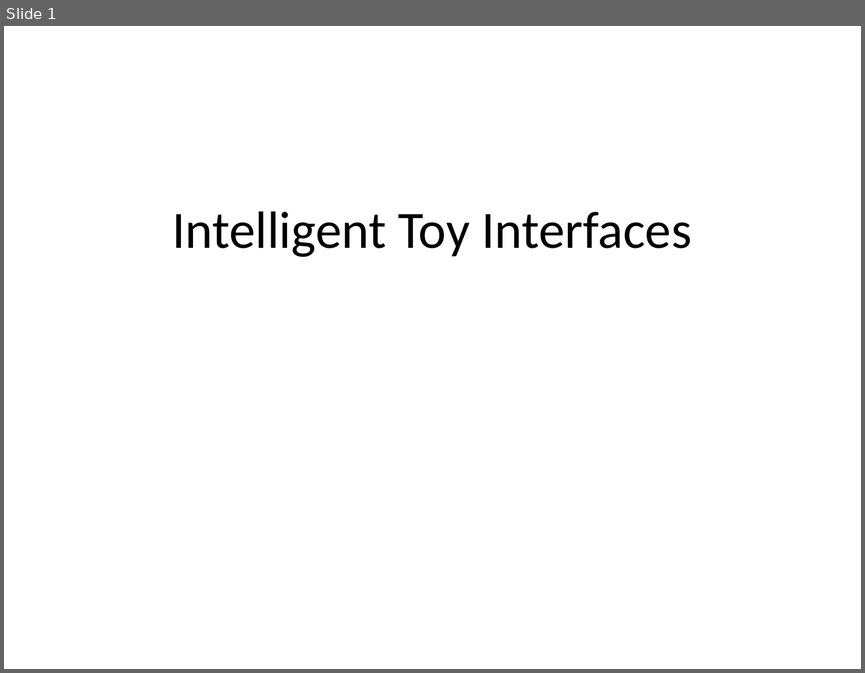
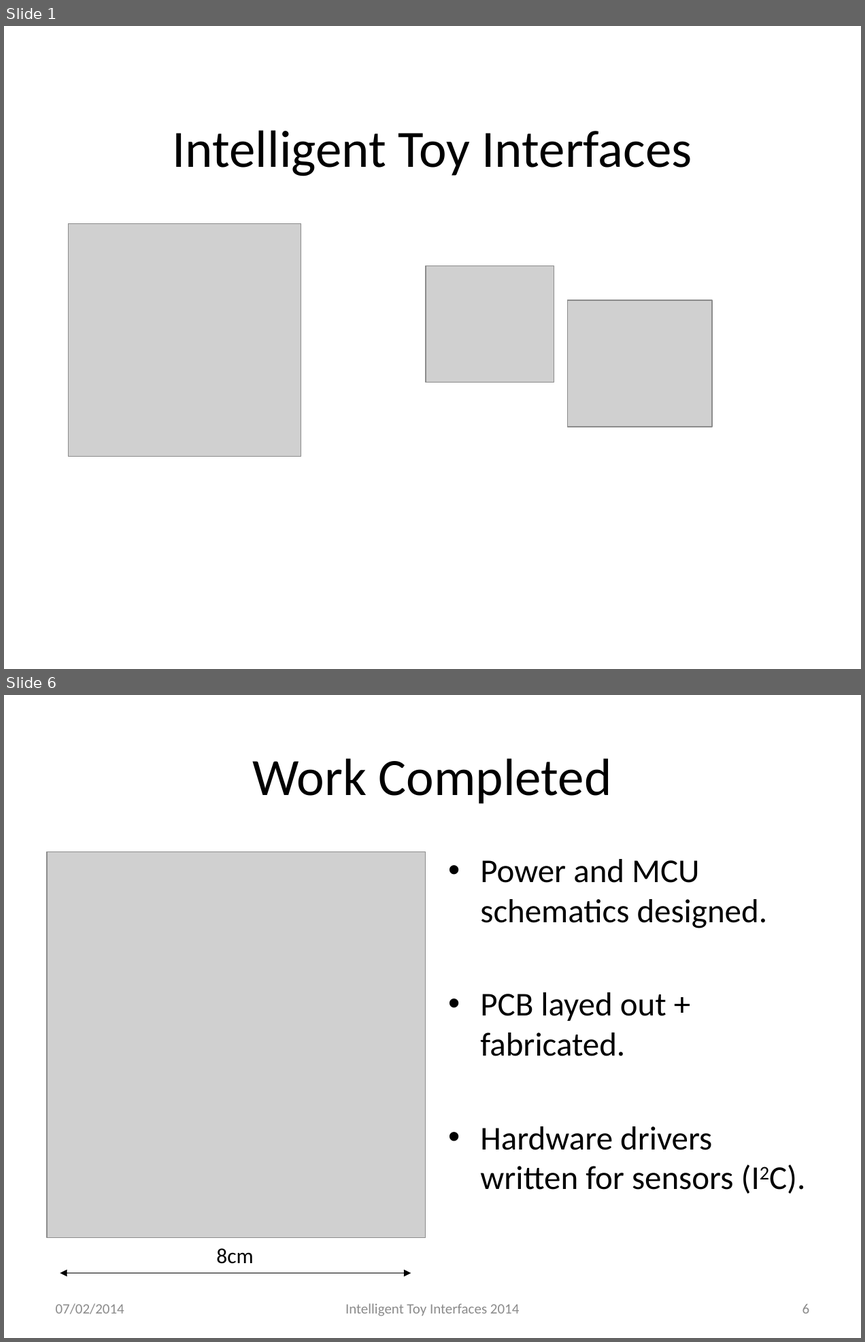
Before and after one commit to AlexJaeger/presfyp, a slide deck: Presentation.pptx. Shown one above the other, each under a label of ours: slide 1 before the commit, slides 1 and 6 after it; the slides between them are not shown. The pictures are 865x673 and 865x1342 pixels, drawn with LibreOffice and Linux fonts; fonts in the diff are those of the drawing; grey boxes stand for pictures; background and template pictures are left out. Boxes give left, top, right and bottom in pixels: in the first picture for what was removed or moved away, otherwise in the second. Text is boxed around its words. In the diff, an @@ line names an element or a change of style, - is before the commit and + after.

```diff
--- a/Presentation.pptx
+++ b/Presentation.pptx
@@ slide 6 added at box(4, 695, 861, 1338), background #FFFFFF @@
@@ title added at box(253, 758, 612, 804), 44 pt, text #000000 @@
+Work Completed
@@ picture added at box(47, 852, 426, 1238) @@
@@ text added at box(480, 859, 768, 1189), 28 pt, text #000000 @@
+• Power and MCU schematics designed.
+• PCB layed out + fabricated.
+• Hardware drivers written for sensors (I2C).
@@ text added at box(216, 1248, 253, 1263), 18 pt, text #000000 @@
+8cm
@@ double arrow added from (60, 1272) to (411, 1272), #000000 0.75 pt @@
@@ text added at box(56, 1303, 124, 1314), 12 pt, text #8C8C8C @@
+07/02/2014
@@ text added at box(345, 1303, 519, 1316), 12 pt, text #8C8C8C @@
+Intelligent Toy Interfaces 2014
@@ page number added at box(802, 1304, 810, 1313), 12 pt, text #8C8C8C @@
+6
@@ slide 1 changed as well @@
@@ title "Intelligent Toy Interfaces": place and size @@
-title "Intelligent Toy Interfaces" at box(172, 211, 691, 257)
+title "Intelligent Toy Interfaces" at box(172, 130, 692, 176)
@@ picture added at box(68, 224, 301, 457) @@
@@ picture added at box(426, 266, 553, 382) @@
@@ picture added at box(567, 300, 712, 427) @@
```
Also in this commit, not shown: 1 other slide changed, 5 other slides added, 4 other files.
